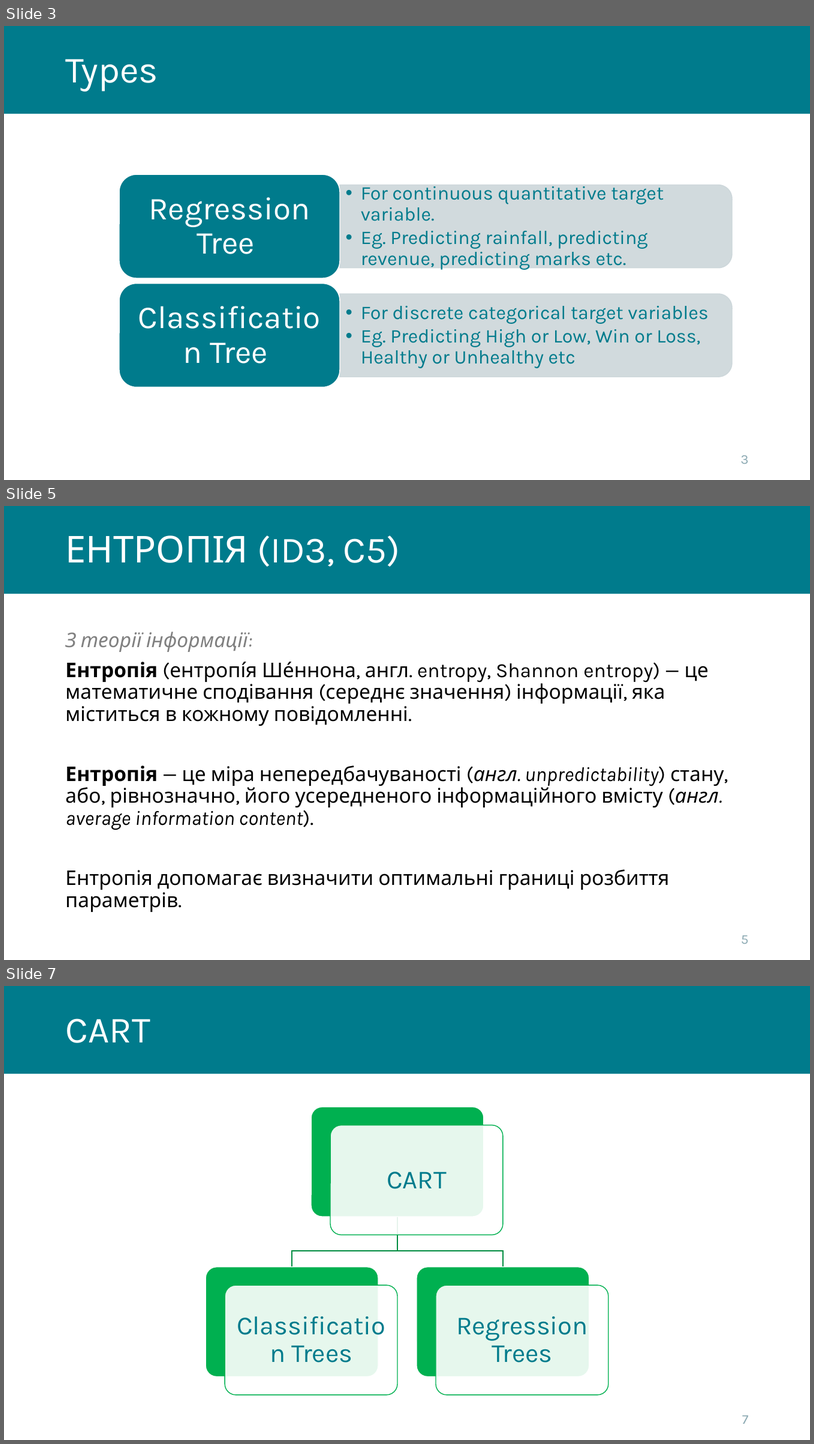
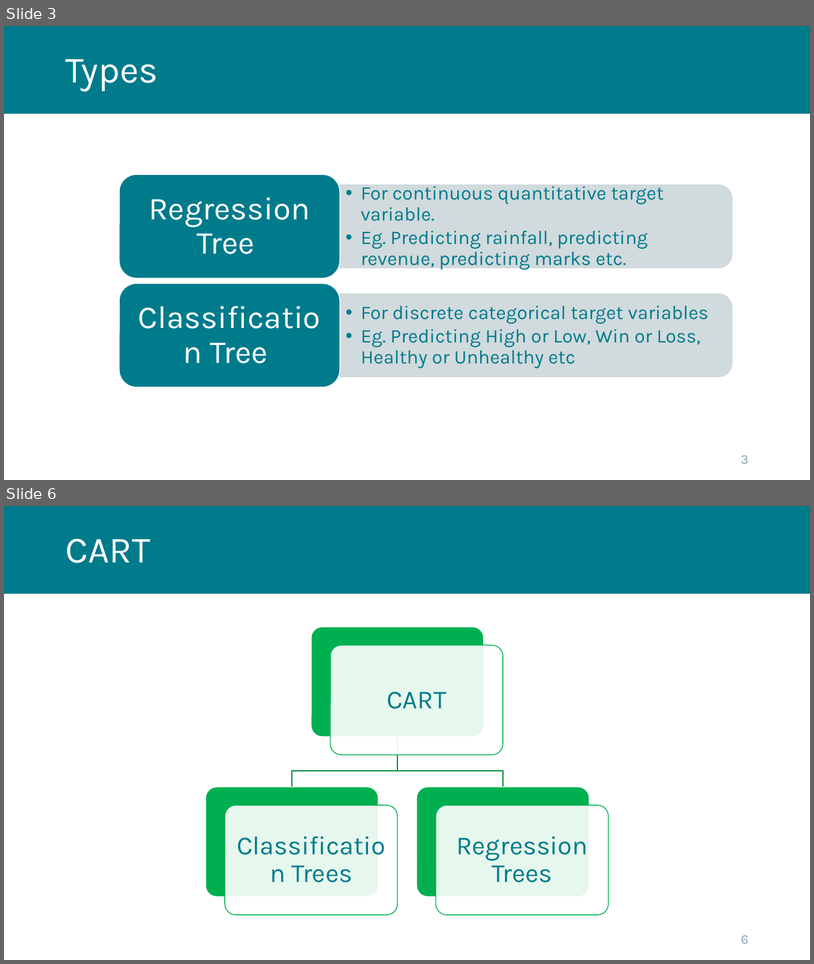
Before and after one commit to kleban/r-course-eng, a slide deck: pptx/061_Trees.pptx. Shown one above the other, each under a label of ours: slides 3, 5 and 7 before the commit, slides 3 and 6 after it; the slides between them are not shown. The pictures are 814x1444 and 814x964 pixels, drawn with LibreOffice and Linux fonts; fonts in the diff are those of the drawing; background and template pictures are left out. Boxes give left, top, right and bottom in pixels: in the first picture for what was removed or moved away, otherwise in the second. Text is boxed around its words. In the diff, an @@ line names an element or a change of style, - is before the commit and + after.

```diff
--- a/pptx/061_Trees.pptx
+++ b/pptx/061_Trees.pptx
@@ slide 5 removed at [4,506,810,960], background #FFFFFF; not listed: 1 template element that a slide beside it also shows @@
@@ title removed at [65,535,400,567] @@
-ЕНТРОПІЯ (ID3, C5)
@@ text removed at [65,631,724,912] @@
-З теорії інформації:
-Ентропія (ентропі́я Ше́ннона, англ. entropy, Shannon entropy) — це математичне сподівання (середнє значення) інформації, яка міститься в кожному повідомленні.
-Ентропія — це міра непередбачуваності (англ. unpredictability) стану, або, рівнозначно, його усередненого інформаційного вмісту (англ. average information content).
-Ентропія допомагає визначити оптимальні границі розбиття параметрів.
@@ page number removed at [741,935,749,943] @@
-5
@@ what was slide 7 is now slide 6 @@
@@ page number at [741,935,749,943]: text changed @@
-7
+6
```
Also in this commit, not shown: 3 slides changed, 1 slide added, 2 other slides removed, 5 other files.
